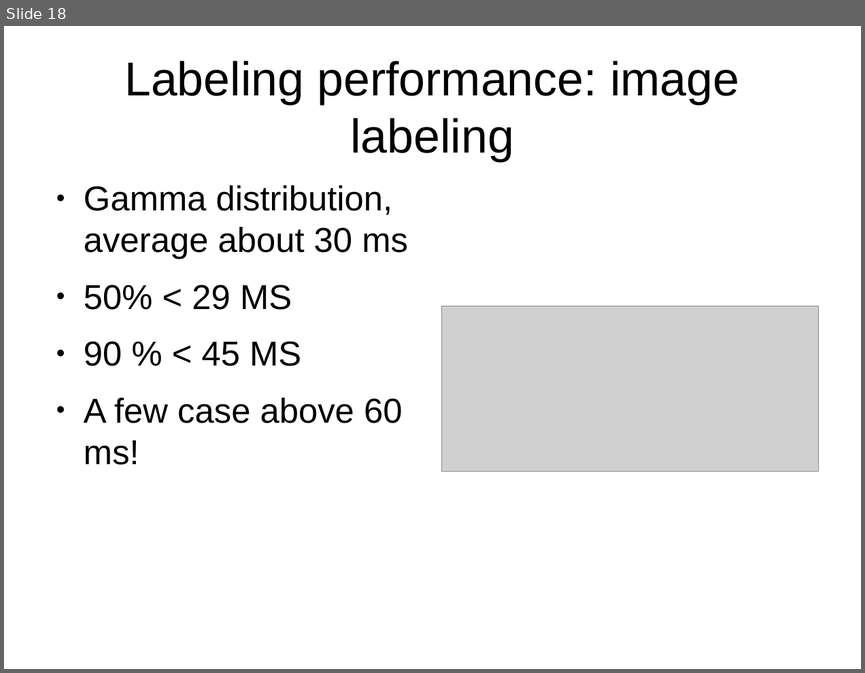
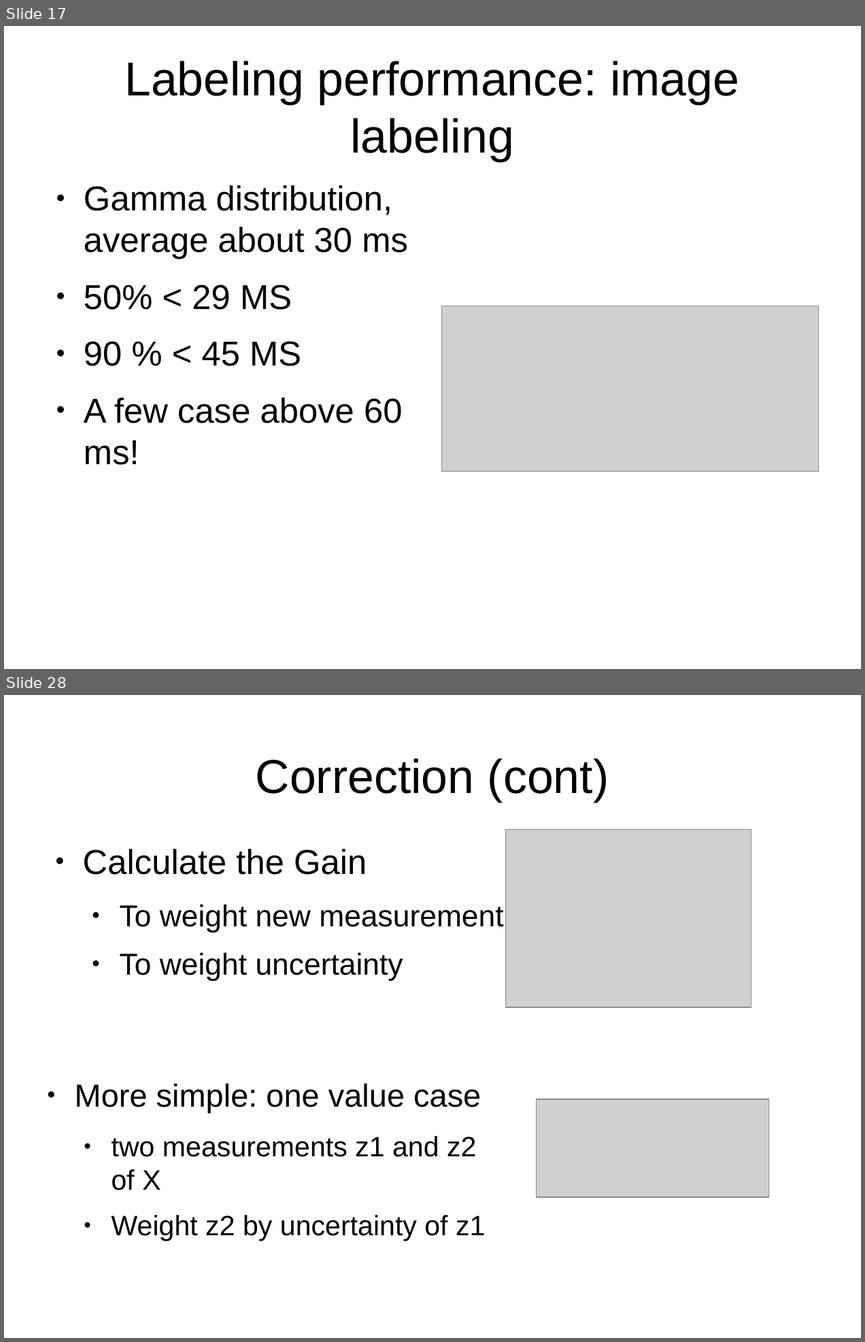
Before and after one commit to 0Chuzz/SNproject, a slide deck: slides.odp. Shown one above the other, each under a label of ours: slide 18 before the commit, slides 17 and 28 after it; the slides between them are not shown. The pictures are 865x673 and 865x1342 pixels, drawn with LibreOffice and Linux fonts; fonts in the diff are those of the drawing; grey boxes stand for pictures. Boxes give left, top, right and bottom in pixels: in the first picture for what was removed or moved away, otherwise in the second. Text is boxed around its words. In the diff, an @@ line names an element or a change of style, - is before the commit and + after.

```diff
--- a/slides.odp
+++ b/slides.odp
@@ slide 28 added at [4, 695, 861, 1338], background #FFFFFF @@
@@ title added at [256, 758, 609, 802], 44 pt, text #000000 @@
+Correction (cont)
@@ picture added at [507, 830, 751, 1008] @@
@@ text added at [83, 849, 503, 981], 28 pt, text #000000 @@
+● Calculate the Gain
+  ● To weight new measurement
+  ● To weight uncertainty
@@ text added at [75, 1083, 485, 1241], 25.9 pt, text #000000 @@
+● More simple: one value case
+  ● two measurements z1 and z2 of X
+  ● Weight z2 by uncertainty of z1
@@ picture added at [536, 1100, 769, 1198] @@
@@ what was slide 18 is now slide 17 @@
```
Also in this commit, not shown: 8 slides changed, 34 other slides added, 17 slides removed, 3 other files.
